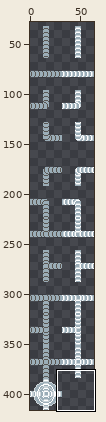
Sprite sheet: assets/cables.png. The picture above shows the old version from afar; the outline marks the close-up.
Close-up. Before the commit:
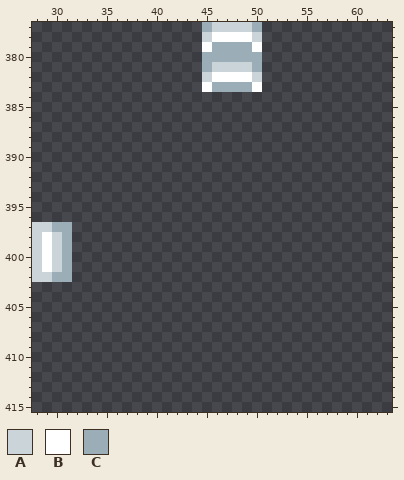
The file is 64x416 pixels. Shown: x 28..63, y 377..415. The wide view leaves out empty margins.
Palette (. is transparent): A #cbd4d9  B #ffffff  C #9badb7
Pixels before, first column x 28:
377 .................CAAAAC
378 .................ABBBBA
379 .................BCCCCB
380 .................CCCCCC
381 .................CAAAAC
382 .................ABBBBA
383 .................BCCCCB
384 .......................
385 .......................
386 .......................
387 .......................
388 .......................
389 .......................
390 .......................
391 .......................
392 .......................
393 .......................
394 .......................
395 .......................
396 .......................
397 AACC...................
398 ABAC...................
399 ABAC...................
400 ABAC...................
401 ABAC...................
402 AACC...................
Once edited:
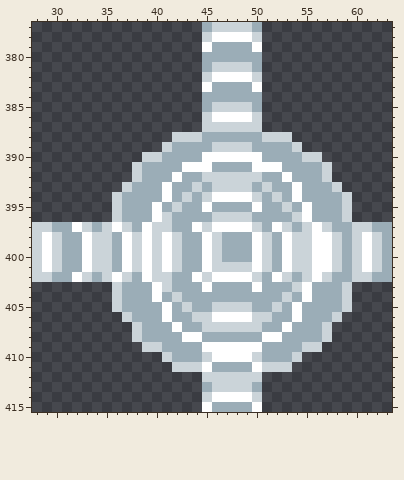
Difference:
Changed rows in their new state; - is an unchanged pixel.
first column x 32:
384 -------------CCCCCC-------------
385 -------------CAAAAC-------------
386 -------------ABBBBA-------------
387 -------------AAAAAA-------------
388 ----------AAACCCCCCAAA----------
389 ---------ACCCCAAAACCCCA---------
390 -------AACCCCBBBBBBCCCCAA-------
391 ------ACCCCBBBCCCCBBBCCCCA------
392 ------ACCCBCCAAAAAACCBCCCA------
393 -----ACCCBCCACAAAACACCBCCCA-----
394 ----ACCCCBCACABBBBACACBCCCCA----
395 ----ACCCBCACCBCCCCBCCACBCCCA----
396 ----ACCCBACCCCAAAACCCCABCCCA----
397 BACABACBAACCBABBBBACBACABACCAACC
398 CBAACBABABACCBACCCBACBAABBACABAC
399 CBAACBABABACCBACCCBACBAABBACABAC
400 CBAACBABABACCBACCCBACBAABBACABAC
401 CBAACBABABACCBAAAABACBAABBACABAC
402 BACABACBAACCBABBBBACBACABACCAACC
403 ----ACCCBACCCBCCCCBCCCABCCCA----
404 ----ACCCBCACCCCCCCCCCACBCCCA----
405 ----ACCCCBCACCAAAACCACBCCCCA----
406 -----ACCCBCCAABBBBAACCBCCCA-----
407 ------ACCCBCCAAAAAACCBCCCA------
408 ------ACCCCBBCCCCCCBBCCCCA------
409 -------AACCCCBBBBBBCCCCAA-------
410 ---------ACCCABBBBACCCA---------
411 ----------AAABCCCCBAAA----------
412 -------------AAAAAA-------------
413 -------------CAAAAC-------------
414 -------------ABBBBA-------------
415 -------------BCCCCB-------------
Boxes around the changes in both close-ups, in picture pixels (x1, y1, x2, y2):
added: (72, 92, 392, 412)
